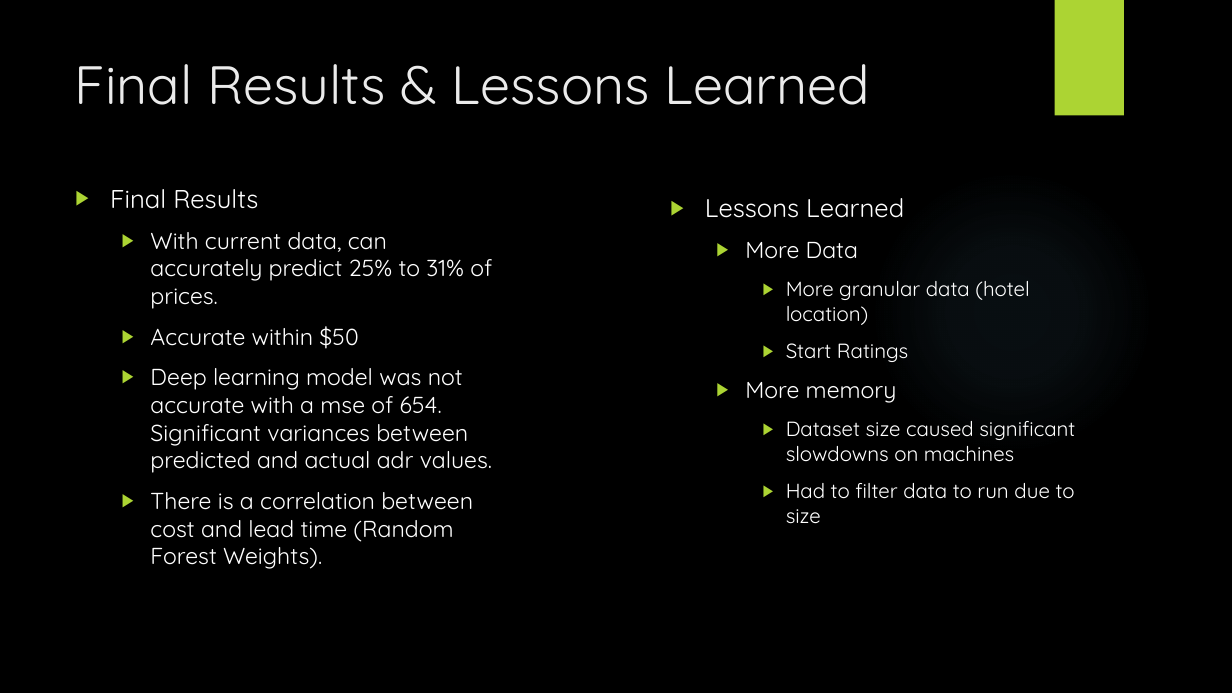
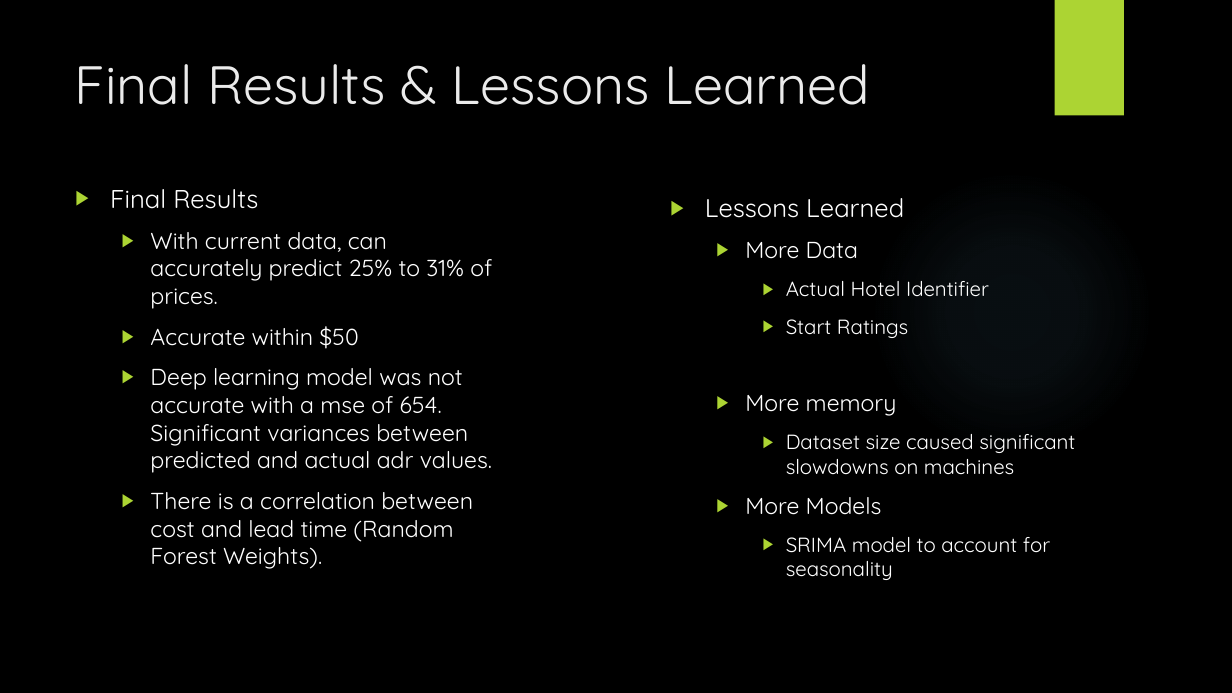
Before and after one commit to johnmyronmillar/HotelPricePredictor, a slide deck: slide 14 of Project_Presentation.pptx (slide 13 before the commit). Drawn at 1232x693 pixels with LibreOffice and Linux fonts; fonts in the diff are those of the drawing; background and template pictures are left out. Boxes give left, top, right and bottom in pixels: in the first picture for what was removed or moved away, otherwise in the second. Text is boxed around its words. In the diff, an @@ line names an element or a change of style, - is before the commit and + after.

Commit message:
updated model

```diff
--- a/Project_Presentation.pptx
+++ b/Project_Presentation.pptx
@@ text at box(786, 281, 989, 297): text changed @@
-    ▶ More granular data (hotel location)
+    ▶ Actual Hotel Identifier
@@ text at box(745, 497, 1050, 580): text changed @@
-    ▶ Had to filter data to run due to size
+  ▶ More Models
+    ▶ SRIMA model to account for seasonality
```
Also in this commit, not shown: 3 other slides changed, 3 slides added, 2 slides removed, 6 other files.
